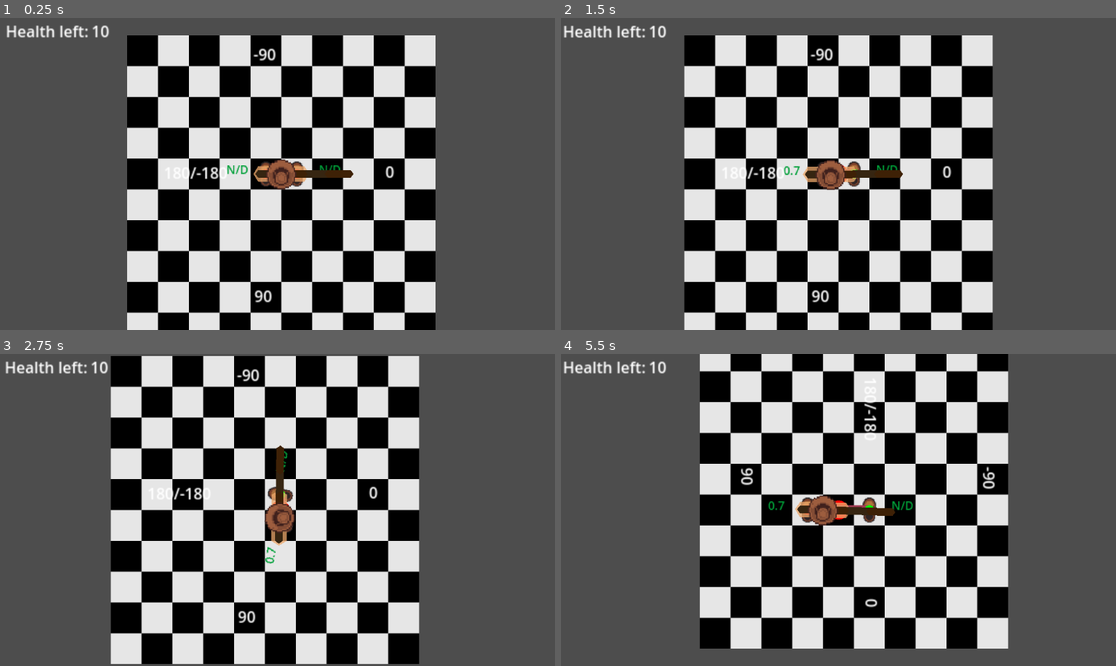
Above: before the commit, frames 1-4 (two rows, left to right).
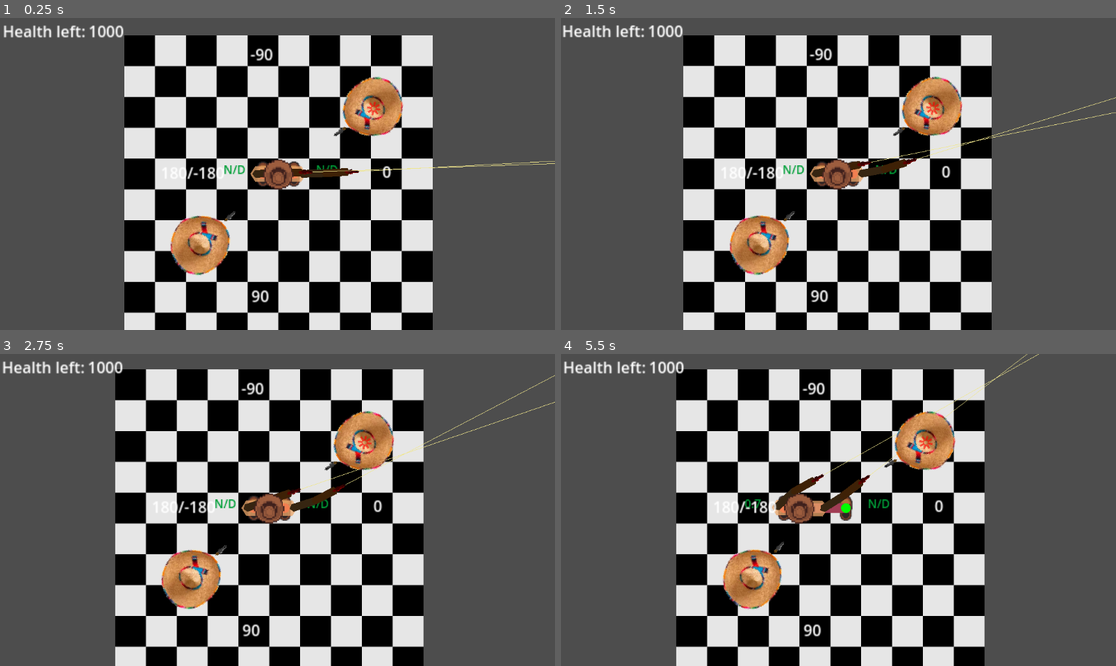
Above: after the commit, the same moments.

Repository: Meatplanter/Kelp_44
Game: Godot game, scene res://game.tscn
Same seed, same stepped clock (60 frames per second), same inputs: the game is played once before the commit and once after it.
Inputs:
- Up to frame 1 (0.25 s): no input
- Up to frame 2 (1.5 s): hold D (LS_move_right) 0.53-1.28 s; hold Shift (TargettingMode) 0.53-1.28 s; hold X (LS_move_down) from 1.28 s (still down); tap M (ChangeMode) at 1.35 s
- Up to frame 3 (2.75 s): tap Shift (TargettingMode) at 1.55 s; release X (LS_move_down) at 2.03 s; hold D (LS_move_right) from 2.03 s (still down); hold Shift (TargettingMode) from 2.03 s (still down)
- Up to frame 4 (5.5 s): release D (LS_move_right) at 2.78 s; release Shift (TargettingMode) at 2.78 s; hold Q (LS_move_leftup) 2.78-3.53 s; tap Shift (TargettingMode) at 2.85, 3.8, 4.35 s; hold M (ChangeMode) 3.53-4.28 s; hold A (LS_move_left) 3.53-5.03 s; hold X (LS_move_down) from 5.03 s (still down); hold Shift (TargettingMode) from 5.03 s (still down)

The runs differ from the first frame. In frame 1, 11% of the frame differs, in the area x 0-100%, y 2-100%; in frame 2, 8.7%; in frame 3, 32%; in frame 4, 49%, in the area x 2-87%, y 0-100%.

Commit message:
Aiming cont
added green crosshair, vector normalization depending on camera state, target selection works okay now

Diff:
--- a/CharBody.tscn
+++ b/CharBody.tscn
@@ -36,6 +36,7 @@
 ignore_rotation = false
 zoom = Vector2(2, 2)
 position_smoothing_enabled = true
+position_smoothing_speed = 10.0
 rotation_smoothing_enabled = true
 rotation_smoothing_speed = 3.0
 script = ExtResource("5_7aaa2")
--- a/LeftShoe.gd
+++ b/LeftShoe.gd
@@ -17,7 +17,7 @@
 	Global.LeftShoeNode = self
 
 func _input(event):
-	if Global.canMove == true && %CharBody.cameraState == 0:
+	if Global.canMove == true && %CharBody.cameraState == 0 && Global.targettingMode == false:
 		if event.is_action_pressed("LS_move_right") && %RightShoe.global_position.distance_to(global_position + Vector2(1,0) * moveDistance) < maxMoveDistance && %RightShoe.global_position.distance_to(global_position + Vector2(1,0) * moveDistance) != 0:
 			targPos[0] += moveDistance
 			if Global.leftWeighted == false && targPos[0] == Global.RightShoeNode.global_position.x - moveDistance && targPos[1] == Global.RightShoeNode.global_position.y: #optimal walking
@@ -196,7 +196,7 @@
 
 
 
-	elif Global.canMove == true && %CharBody.cameraState == 1:
+	elif Global.canMove == true && %CharBody.cameraState == 1 && Global.targettingMode == false:
 		if event.is_action_pressed("LS_move_right") && %RightShoe.global_position.distance_to(global_position + Vector2(0,1) * moveDistance) < maxMoveDistance && %RightShoe.global_position.distance_to(global_position + Vector2(0,1) * moveDistance) != 0:
 			targPos[1] += moveDistance
 			if Global.leftWeighted == false && targPos[1] == Global.RightShoeNode.global_position.y - moveDistance && targPos[0] == Global.RightShoeNode.global_position.x: #optimal walking
@@ -373,7 +373,7 @@
 
 
 
-	elif Global.canMove == true && %CharBody.cameraState == 2:
+	elif Global.canMove == true && %CharBody.cameraState == 2 && Global.targettingMode == false:
 		if event.is_action_pressed("LS_move_right") && %RightShoe.global_position.distance_to(global_position + Vector2(-1,0) * moveDistance) < maxMoveDistance && %RightShoe.global_position.distance_to(global_position + Vector2(-1,0) * moveDistance) != 0:
 			targPos[0] -= moveDistance
 			if Global.leftWeighted == false && targPos[0] == Global.RightShoeNode.global_position.x + moveDistance && targPos[1] == Global.RightShoeNode.global_position.y: #optimal walking
@@ -551,7 +551,7 @@
 
 
 
-	elif Global.canMove == true && %CharBody.cameraState == 3:
+	elif Global.canMove == true && %CharBody.cameraState == 3 && Global.targettingMode == false:
 		if event.is_action_pressed("LS_move_right") && %RightShoe.global_position.distance_to(global_position + Vector2(0,-1) * moveDistance) < maxMoveDistance && %RightShoe.global_position.distance_to(global_position + Vector2(0,-1) * moveDistance) != 0:
 			targPos[1] -= moveDistance
 			if Global.leftWeighted == false && targPos[1] == Global.RightShoeNode.global_position.y + moveDistance && targPos[0] == Global.RightShoeNode.global_position.x: #optimal walking
--- a/RightShoe.gd
+++ b/RightShoe.gd
@@ -17,7 +17,7 @@
 	Global.RightShoeNode = self
 
 func _input(event):
-	if Global.canMove == true && %CharBody.cameraState == 0:
+	if Global.canMove == true && %CharBody.cameraState == 0 && Global.targettingMode == false:
 		if event.is_action_pressed("RS_move_right") && %LeftShoe.global_position.distance_to(global_position + Vector2(1,0) * moveDistance) < maxMoveDistance && %LeftShoe.global_position.distance_to(global_position + Vector2(1,0) * moveDistance) != 0:
 			targPos[0] += moveDistance
 			if Global.rightWeighted == false: #optimal complex movement
@@ -195,7 +195,7 @@
 
 
 
-	elif Global.canMove == true && %CharBody.cameraState == 1:
+	elif Global.canMove == true && %CharBody.cameraState == 1 && Global.targettingMode == false:
 		if event.is_action_pressed("RS_move_right") && %LeftShoe.global_position.distance_to(global_position + Vector2(0,1) * moveDistance) < maxMoveDistance && %LeftShoe.global_position.distance_to(global_position + Vector2(0,1) * moveDistance) != 0:
 			targPos[1] += moveDistance
 			if Global.rightWeighted == false: #optimal complex movement
@@ -374,7 +374,7 @@
 
 
 
-	elif Global.canMove == true && %CharBody.cameraState == 2:
+	elif Global.canMove == true && %CharBody.cameraState == 2 && Global.targettingMode == false:
 		if event.is_action_pressed("RS_move_right") && %LeftShoe.global_position.distance_to(global_position + Vector2(-1,0) * moveDistance) < maxMoveDistance && %LeftShoe.global_position.distance_to(global_position + Vector2(-1,0) * moveDistance) != 0:
 			targPos[0] -= moveDistance
 			if Global.rightWeighted == false: #optimal complex movement
@@ -551,7 +551,7 @@
 
 
 
-	elif Global.canMove == true && %CharBody.cameraState == 3:
+	elif Global.canMove == true && %CharBody.cameraState == 3 && Global.targettingMode == false:
 		if event.is_action_pressed("RS_move_right") && %LeftShoe.global_position.distance_to(global_position + Vector2(0,-1) * moveDistance) < maxMoveDistance && %LeftShoe.global_position.distance_to(global_position + Vector2(0,-1) * moveDistance) != 0:
 			targPos[1] -= moveDistance
 			if Global.rightWeighted == false: #optimal complex movement
--- a/camera_2d.gd
+++ b/camera_2d.gd
@@ -15,26 +15,49 @@
 	var scale_y = rect.size.y / viewport_size.y
 
 	var scale = max(scale_x, scale_y)
-
+	#because of the width/height resolution difference, it didn't work in other camera states. Now it sort of works, I have no idea why.
 	if Global.cameraState == 0 or Global.cameraState == 2:
 		zoom = normal_zoom / max(scale,1.0)
-		#print(zoom)
-		#print(scale_x,"   ",scale_y)
+	else:
+		zoom = normal_zoom / max(scale*1.78,1.0)
+	#elif Global.cameraState == 1 or Global.cameraState == 3:
+		#if scale > 1:
+			#zoom = normal_zoom / max(scale,1.0) / 1.78
+		#elif scale > 0.7:
+			#zoom = normal_zoom / max(scale,1.0) / 1.4
+		#else:
+			#zoom = normal_zoom / max(scale,1.0)
 
-	#elif Global.cameraState == 1 or Global.cameraState == 3:
-		#zoom = normal_zoom / max(scale,1.0) / 1.78
-	elif Global.cameraState == 1 or Global.cameraState == 3 && scale > 1:
-		#print("boom")
-		zoom = normal_zoom / max(scale,1.0) / 1.78
-	elif Global.cameraState == 1 or Global.cameraState == 3 && scale < 1:
-		#print("bonk")
-		zoom = normal_zoom / max(scale,1.0)
-		#print(scale_x,"   ",scale_y)
 
 
 func _process(delta):
+	#normalizing vector for camera states
+	if Global.cameraState == 0:
+		Global.VecRight = Vector2.RIGHT
+		Global.VecLeft = Vector2.LEFT
+		Global.VecUp = Vector2.UP
+		Global.VecDown = Vector2.DOWN
+	elif Global.cameraState == 1:
+		Global.VecRight = Vector2.DOWN
+		Global.VecLeft = Vector2.UP
+		Global.VecUp = Vector2.RIGHT
+		Global.VecDown = Vector2.LEFT
+	elif Global.cameraState == 2:
+		Global.VecRight = Vector2.LEFT
+		Global.VecLeft = Vector2.RIGHT
+		Global.VecUp = Vector2.DOWN
+		Global.VecDown = Vector2.UP
+	elif Global.cameraState == 3:
+		Global.VecRight = Vector2.UP
+		Global.VecLeft = Vector2.DOWN
+		Global.VecUp = Vector2.LEFT
+		Global.VecDown = Vector2.RIGHT
+
+
 	if Input.is_action_pressed("TargettingMode"):
 		targetting_mode(Vector2(EnemyManager.minX,EnemyManager.minY),Vector2(EnemyManager.maxX,EnemyManager.maxY))
+		Global.targettingMode = true
 	else:
 		zoom = normal_zoom
 		global_position = Global.midpoint
+		Global.targettingMode = false
--- a/crosshair.tscn
+++ b/crosshair.tscn
@@ -5,6 +5,6 @@
 [node name="Crosshair" type="Marker2D"]
 
 [node name="Crosshair" type="Sprite2D" parent="."]
-self_modulate = Color(1, 1, 1, 0.784314)
+self_modulate = Color(1, 1, 1, 0.588235)
 texture_filter = 1
 texture = ExtResource("1_rtxwy")
--- /dev/null
+++ b/crosshair_green.tscn
@@ -0,0 +1,10 @@
+[gd_scene load_steps=2 format=3 uid="uid://cv6rrvjpkfwc4"]
+
+[ext_resource type="Texture2D" uid="uid://dtkfml6h0qms4" path="res://Assets/Crosshair_green.png" id="1_ohvo6"]
+
+[node name="Crosshair_green" type="Marker2D"]
+
+[node name="CrosshairGreen" type="Sprite2D" parent="."]
+self_modulate = Color(1, 1, 1, 0.588235)
+texture_filter = 1
+texture = ExtResource("1_ohvo6")
--- a/enemy.gd
+++ b/enemy.gd
@@ -13,6 +13,26 @@
 
 # Called every frame. 'delta' is the elapsed time since the previous frame.
 func _process(delta: float) -> void:
+	if EnemyManager.targetEnemyLeft == self && Global.leftCanShoot == true:
+		$Crosshair_greenLeft.show()
+		$CrosshairLeft.hide()
+	elif EnemyManager.targetEnemyLeft == self && Global.leftCanShoot == false:
+		$Crosshair_greenLeft.hide()
+		$CrosshairLeft.show()
+	else:
+		$Crosshair_greenLeft.hide()
+		$CrosshairLeft.hide()
+
+	if EnemyManager.targetEnemyRight == self && Global.rightCanShoot == true:
+		$Crosshair_greenRight.show()
+		$CrosshairRight.hide()
+	elif EnemyManager.targetEnemyRight == self && Global.rightCanShoot == false:
+		$Crosshair_greenRight.hide()
+		$CrosshairRight.show()
+	else:
+		$Crosshair_greenRight.hide()
+		$CrosshairRight.hide()
+
 	look_at(Global.midpoint)
 	var direction = global_position.direction_to(playerLocation.midpoint)
 	if global_position.distance_to(playerLocation.midpoint) > 300:
--- a/enemy.tscn
+++ b/enemy.tscn
@@ -1,8 +1,10 @@
-[gd_scene load_steps=5 format=3 uid="uid://bqhvigu27dsbf"]
+[gd_scene load_steps=7 format=3 uid="uid://bqhvigu27dsbf"]
 
 [ext_resource type="Script" uid="uid://cey3hoiu0kp28" path="res://enemy.gd" id="1_4gyqm"]
 [ext_resource type="PackedScene" uid="uid://27towt3jaocl" path="res://gun.tscn" id="2_iifgy"]
 [ext_resource type="Texture2D" uid="uid://b7oifqaddjc5d" path="res://Assets/Sombr.png" id="2_qi2p4"]
+[ext_resource type="PackedScene" uid="uid://djlscpladb4be" path="res://crosshair.tscn" id="4_iifgy"]
+[ext_resource type="PackedScene" uid="uid://cv6rrvjpkfwc4" path="res://crosshair_green.tscn" id="5_epg4t"]
 
 [sub_resource type="CircleShape2D" id="CircleShape2D_iifgy"]
 radius = 20.0
@@ -21,3 +23,17 @@
 
 [node name="Gun" parent="." instance=ExtResource("2_iifgy")]
 position = Vector2(34, 0)
+
+[node name="CrosshairLeft" parent="." instance=ExtResource("4_iifgy")]
+visible = false
+
+[node name="CrosshairRight" parent="." instance=ExtResource("4_iifgy")]
+visible = false
+rotation = 0.785398
+
+[node name="Crosshair_greenLeft" parent="." instance=ExtResource("5_epg4t")]
+visible = false
+
+[node name="Crosshair_greenRight" parent="." instance=ExtResource("5_epg4t")]
+visible = false
+rotation = 0.785398
--- a/game.gd
+++ b/game.gd
@@ -26,9 +26,9 @@
 func _ready() -> void:
 	pass # Replace with function body.
 
-func _draw():
-	draw_circle(Vector2(EnemyManager.minX,EnemyManager.minY),10,Color.RED)
-	draw_circle(Vector2(EnemyManager.maxX,EnemyManager.maxY),10,Color.RED)
+#func _draw():
+	#draw_circle(Vector2(EnemyManager.minX,EnemyManager.minY),10,Color.RED)
+	#draw_circle(Vector2(EnemyManager.maxX,EnemyManager.maxY),10,Color.RED)
 
 # Called every frame. 'delta' is the elapsed time since the previous frame.
 func _process(delta: float) -> void:
--- a/game.tscn
+++ b/game.tscn
@@ -1,7 +1,8 @@
-[gd_scene load_steps=7 format=4 uid="uid://i7ssqk3udw6h"]
+[gd_scene load_steps=8 format=4 uid="uid://i7ssqk3udw6h"]
 
 [ext_resource type="Texture2D" uid="uid://3sssh4smi3wv" path="res://Assets/Resized.png" id="1_e2o6t"]
 [ext_resource type="Script" uid="uid://cxp434ialc278" path="res://game.gd" id="1_fc0e3"]
+[ext_resource type="PackedScene" uid="uid://bqhvigu27dsbf" path="res://enemy.tscn" id="4_fc0e3"]
 [ext_resource type="PackedScene" uid="uid://vpi5u34tocl" path="res://CharBody.tscn" id="5_7jktm"]
 
 [sub_resource type="TileSetAtlasSource" id="TileSetAtlasSource_fc0e3"]
@@ -32,6 +33,7 @@
 unique_name_in_owner = true
 
 [node name="Path2D" type="Path2D" parent="."]
+scale = Vector2(0.825, 0.825)
 curve = SubResource("Curve2D_feb5d")
 
 [node name="PathFollow2D" type="PathFollow2D" parent="Path2D"]
@@ -74,5 +76,11 @@
 offset_bottom = -113.0
 text = "-90"
 
+[node name="Enemy" parent="." instance=ExtResource("4_fc0e3")]
+position = Vector2(115, -68)
+
+[node name="Enemy2" parent="." instance=ExtResource("4_fc0e3")]
+position = Vector2(-66, 72)
+
 [connection signal="timeout" from="BulletSpawnTime" to="." method="_on_bullet_spawn_time_timeout"]
 [connection signal="timeout" from="SlomoBulletSpawnTime" to="." method="_on_slomo_bullet_spawn_time_timeout"]
--- a/global.gd
+++ b/global.gd
@@ -3,6 +3,7 @@
 #game
 var normalTime = 1.0
 var bulletTime = 0.05
+var targettingMode = false
 
 var gameSpeed = 1.0
 var CharBodyNode = null
@@ -15,7 +16,7 @@
 
 
 #player
-var playerHealth = 10
+var playerHealth = 1000
 
 var midpoint = Vector2(0,16)
 var focus = Vector2(0,0)
@@ -50,6 +51,9 @@
 #gun & bullets
 var targetEnemyLeft = null
 var targetEnemyRight = null
+var leftCanShoot = false
+var rightCanShoot = false
+
 var aimingSpeed = 1
 var bulletSpeed = 150
 var bulletRange = 1000
@@ -60,3 +64,10 @@
 #enemy
 var enemyHealth = 2
 var enemyRange = 300
+
+
+#vector camera normal
+var VecRight = Vector2.RIGHT
+var VecLeft = Vector2.LEFT
+var VecUp = Vector2.UP
+var VecDown = Vector2.DOWN
--- a/gun.gd
+++ b/gun.gd
@@ -88,12 +88,16 @@
 func _process(delta: float) -> void:
 	if leftCooldown > 0 && get_parent().has_meta("Player") && get_parent().has_meta("Left"):
 		$WeaponPivot/Revolver.self_modulate = Color.RED
+		Global.leftCanShoot = false
 	elif leftCooldown < 0 && get_parent().has_meta("Player") && get_parent().has_meta("Left"):
 		$WeaponPivot/Revolver.self_modulate = Color.GREEN
+		Global.leftCanShoot = true
 	if rightCooldown > 0 && get_parent().has_meta("Player") && get_parent().has_meta("Right"):
 		$WeaponPivot/Revolver.self_modulate = Color.RED
+		Global.rightCanShoot = false
 	elif rightCooldown < 0 && get_parent().has_meta("Player") && get_parent().has_meta("Right"):
 		$WeaponPivot/Revolver.self_modulate = Color.GREEN
+		Global.rightCanShoot = true
 
 	if is_visible_in_tree() == true:
 		if Global.gameSpeed == Global.bulletTime:
--- a/head.gd
+++ b/head.gd
@@ -20,41 +20,76 @@
 	look_for_enemy()
 
 func _process(delta):
-	if EnemyManager.targetEnemyLeft != null:
-		var crosshairLeft = crosshair.instantiate()
-		EnemyManager.targetEnemyLeft.add_child(crosshairLeft)
-
-	if EnemyManager.targetEnemyRight != null:
-		var crosshairRight = crosshair.instantiate()
-		crosshairRight.global_rotation = PI/4
-		EnemyManager.targetEnemyRight.add_child(crosshairRight)
-
 	EnemyManager.enemy_scope()
 
 
-#func select_next_target_left(direction: Vector2):
-	#if EnemyManager.targetEnemyLeft == null:
-		#return
-##
-	#var enemies = EnemyManager.get_enemies()
-	#var current_pos = EnemyManager.targetEnemyLeft.global_position
-##
-	#var best_enemy: Node2D = null
-	#var best_score = INF
-##
-	#for enemy in enemies:
-		#if enemy == EnemyManager.targetEnemyLeft:
-			#continue
+func select_next_target_left(direction: Vector2):
+	if EnemyManager.targetEnemyLeft == null:
+		return
+
+	var enemies = EnemyManager.get_enemies()
+	var current_pos = EnemyManager.targetEnemyLeft.global_position
+
+	var best_enemy: Node2D = null
+	var best_score = INF
+
+	for enemy in enemies:
+		if enemy == EnemyManager.targetEnemyLeft:
+			continue
 			#
-		#var to_enemy = (EnemyManager.enemy.global_position - current_pos).normalized()
+		var to_enemy = (enemy.global_position - current_pos).normalized()
 		#
 		## Direction check: only consider enemies roughly in that direction
-		#if direction.dot(to_enemy) > 0.5:  # adjust threshold as needed
-			#var dist = current_pos.distance_to(EnemyManager.enemy.global_position)
-			#if dist < best_score:
-				#best_score = dist
-				#best_enemy = enemy
+		if direction.dot(to_enemy) > 0.5:  # adjust threshold as needed
+			var dist = current_pos.distance_to(enemy.global_position)
+			if dist < best_score:
+				best_score = dist
+				best_enemy = enemy
 				##
-	#if best_enemy:
-		#targetEnemyLeft = best_enemy
-		##highlight_target(targetEnemyLeft)
+	if best_enemy:
+		EnemyManager.targetEnemyLeft = best_enemy
+
+
+func select_next_target_right(direction: Vector2):
+	if EnemyManager.targetEnemyRight == null:
+		return
+
+	var enemies = EnemyManager.get_enemies()
+	var current_pos = EnemyManager.targetEnemyRight.global_position
+
+	var best_enemy: Node2D = null
+	var best_score = INF
+
+	for enemy in enemies:
+		if enemy == EnemyManager.targetEnemyRight:
+			continue
+			#
+		var to_enemy = (enemy.global_position - current_pos).normalized()
+		#
+		## Direction check: only consider enemies roughly in that direction
+		if direction.dot(to_enemy) > 0.5:  # adjust threshold as needed
+			var dist = current_pos.distance_to(enemy.global_position)
+			if dist < best_score:
+				best_score = dist
+				best_enemy = enemy
+				##
+	if best_enemy:
+		EnemyManager.targetEnemyRight = best_enemy
+
+func _unhandled_input(event):
+	if event.is_action_pressed("TargetLGRight"):
+		select_next_target_left(Global.VecRight)
+	elif event.is_action_pressed("TargetLGLeft"):
+		select_next_target_left(Global.VecLeft)
+	elif event.is_action_pressed("TargetLGUp"):
+		select_next_target_left(Global.VecUp)
+	elif event.is_action_pressed("TargetLGDown"):
+		select_next_target_left(Global.VecDown)
+	elif event.is_action_pressed("TargetRGRight"):
+		select_next_target_right(Global.VecRight)
+	elif event.is_action_pressed("TargetRGLeft"):
+		select_next_target_right(Global.VecLeft)
+	elif event.is_action_pressed("TargetRGUp"):
+		select_next_target_right(Global.VecUp)
+	elif event.is_action_pressed("TargetRGDown"):
+		select_next_target_right(Global.VecDown)
--- a/project.godot
+++ b/project.godot
@@ -132,3 +132,43 @@
 "events": [Object(InputEventKey,"resource_local_to_scene":false,"resource_name":"","device":-1,"window_id":0,"alt_press …(195 unchanged characters)…
 ]
 }
+TargetRGLeft={
+"deadzone": 0.2,
+"events": [Object(InputEventKey,"resource_local_to_scene":false,"resource_name":"","device":-1,"window_id":0,"alt_pressed":false,"shift_pressed":true,"ctrl_pressed":false,"meta_pressed":false,"pressed":false,"keycode":0,"physical_keycode":4194442,"key_label":0,"unicode":52,"location":0,"echo":false,"script":null)
+]
+}
+TargetRGRight={
+"deadzone": 0.2,
+"events": [Object(InputEventKey,"resource_local_to_scene":false,"resource_name":"","device":-1,"window_id":0,"alt_pressed":false,"shift_pressed":true,"ctrl_pressed":false,"meta_pressed":false,"pressed":false,"keycode":0,"physical_keycode":4194444,"key_label":0,"unicode":54,"location":0,"echo":false,"script":null)
+]
+}
+TargetRGUp={
+"deadzone": 0.2,
+"events": [Object(InputEventKey,"resource_local_to_scene":false,"resource_name":"","device":-1,"window_id":0,"alt_pressed":false,"shift_pressed":true,"ctrl_pressed":false,"meta_pressed":false,"pressed":false,"keycode":0,"physical_keycode":4194446,"key_label":0,"unicode":56,"location":0,"echo":false,"script":null)
+]
+}
+TargetRGDown={
+"deadzone": 0.2,
+"events": [Object(InputEventKey,"resource_local_to_scene":false,"resource_name":"","device":-1,"window_id":0,"alt_pressed":false,"shift_pressed":true,"ctrl_pressed":false,"meta_pressed":false,"pressed":false,"keycode":0,"physical_keycode":4194440,"key_label":0,"unicode":50,"location":0,"echo":false,"script":null)
+]
+}
+TargetLGLeft={
+"deadzone": 0.2,
+"events": [Object(InputEventKey,"resource_local_to_scene":false,"resource_name":"","device":-1,"window_id":0,"alt_pressed":false,"shift_pressed":true,"ctrl_pressed":false,"meta_pressed":false,"pressed":false,"keycode":0,"physical_keycode":65,"key_label":0,"unicode":97,"location":0,"echo":false,"script":null)
+]
+}
+TargetLGRight={
+"deadzone": 0.2,
+"events": [Object(InputEventKey,"resource_local_to_scene":false,"resource_name":"","device":-1,"window_id":0,"alt_pressed":false,"shift_pressed":true,"ctrl_pressed":false,"meta_pressed":false,"pressed":false,"keycode":0,"physical_keycode":68,"key_label":0,"unicode":100,"location":0,"echo":false,"script":null)
+]
+}
+TargetLGUp={
+"deadzone": 0.2,
+"events": [Object(InputEventKey,"resource_local_to_scene":false,"resource_name":"","device":-1,"window_id":0,"alt_pressed":false,"shift_pressed":true,"ctrl_pressed":false,"meta_pressed":false,"pressed":false,"keycode":0,"physical_keycode":87,"key_label":0,"unicode":119,"location":0,"echo":false,"script":null)
+]
+}
+TargetLGDown={
+"deadzone": 0.2,
+"events": [Object(InputEventKey,"resource_local_to_scene":false,"resource_name":"","device":-1,"window_id":0,"alt_pressed":false,"shift_pressed":true,"ctrl_pressed":false,"meta_pressed":false,"pressed":false,"keycode":0,"physical_keycode":88,"key_label":0,"unicode":120,"location":0,"echo":false,"script":null)
+]
+}
--- a/torso.gd
+++ b/torso.gd
@@ -76,37 +76,5 @@
 		tween = create_tween()
 		tween.tween_property($TorsoPolygon2D/LeftShoulderPivot/LeftBiceps/LeftElbowPivot, "rotation", clampedAngleLE-PI/2, Global.aimingSpeed/Global.gameSpeed)#.set_ease(Tween.EASE_IN_OUT)
 
-		#print(Global.aimingSpeed/Global.gameSpeed/10)
-		#tween = create_tween()
-		#tween.tween_property($TorsoPolygon2D/RightShoulderPivot, "rotation", clamped_angle-PI/2, Global.aimingSpeed).set_ease(Tween.EASE_IN_OUT)
-
-		#rotate right forearm toward enemy
-		#var orientation = (Global.focus - Global.midpoint).normalized() #vector perpendicular to the body position
-		#var rotationVector = Vector2.UP.rotated(rotation) #currently aiming in objective terms
-		#var pointing = -(rotationVector.angle_to(orientation)) #currently aiming in subjective terms
-		#
-		#var targetEnemy = EnemyManager.targetEnemyLeft
-		#var enemyDirection = (targetEnemy.global_position - $TorsoPolygon2D/RightShoulderPivot.global_position).normalized() #angle to enemy from shoulder
-		#
-		#var bodyEnemyAngle = enemyDirection.angle_to(orientation)
-		#var clamped_angle = -(clamp(bodyEnemyAngle,-PI/2,PI/4)) #subjective angle to enemy clamped in front of the body
-		##var aimAngle = clamped_angle - pointing #how to correct to aim at enemy
-		#
-		#tween = create_tween()
-		#tween.tween_property($TorsoPolygon2D/RightShoulderPivot, "rotation", clamped_angle-PI/2, Global.aimingSpeed).set_ease(Tween.EASE_IN_OUT)
-
-		#print(rad_to_deg(aimAngle))
-		#print(rad_to_deg(clamped_angle))
-		#print(rad_to_deg(pointing))
-		#print(rotationVector)
-		#print ("clamped_angle to enemy: ",rad_to_deg(clamped_angle)," Pointing: ",rad_to_deg(pointing)," aimAngle: ",rad_to_deg(aimAngle))
-
-		#var RSRot = $TorsoPolygon2D/RightShoulderPivot.rotation
-		#Vector2.RIGHT.rotated(rotation)
-		#var RSEnem = $TorsoPolygon2D/RightShoulderPivot
-
-
-		#print(rotationVector)
-
 func take_damage():
 	Global.playerHealth -= 1
Binary file added: Assets/Crosshair_green.png
Not shown, added: Assets/Crosshair_green.png.import
